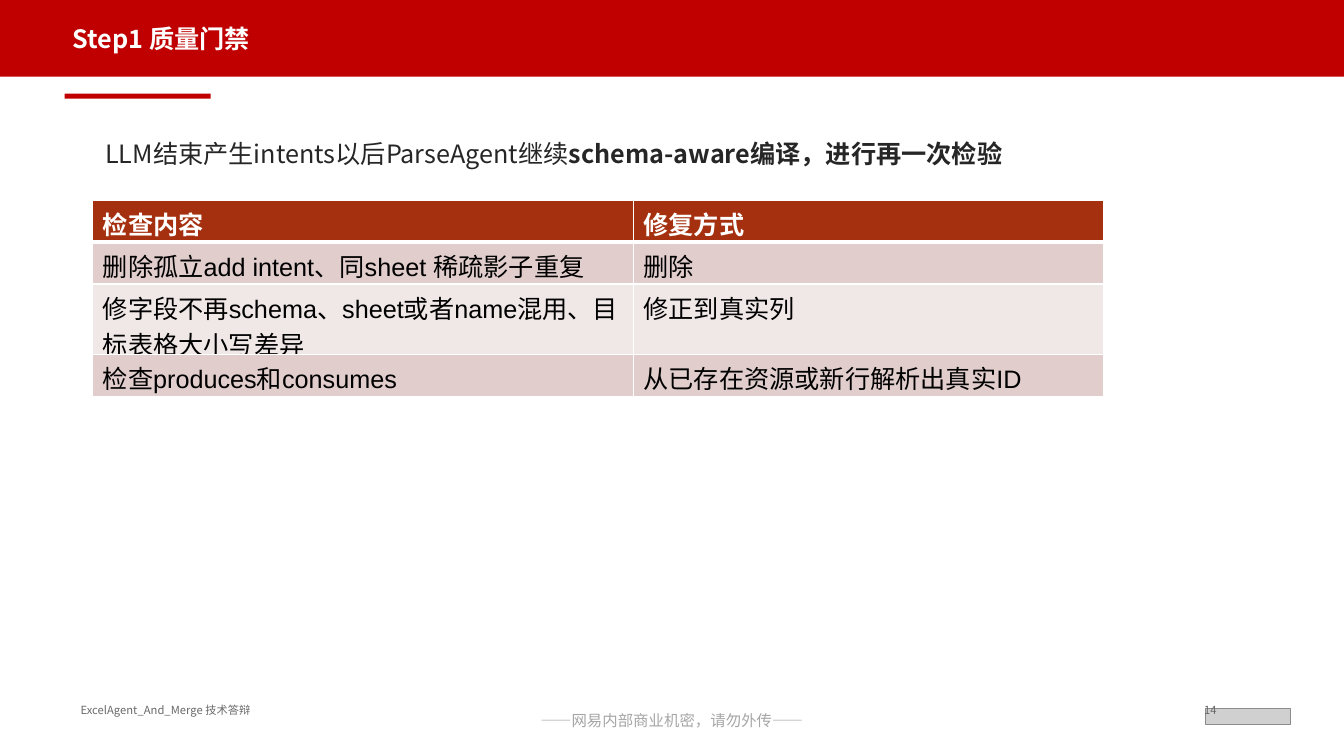
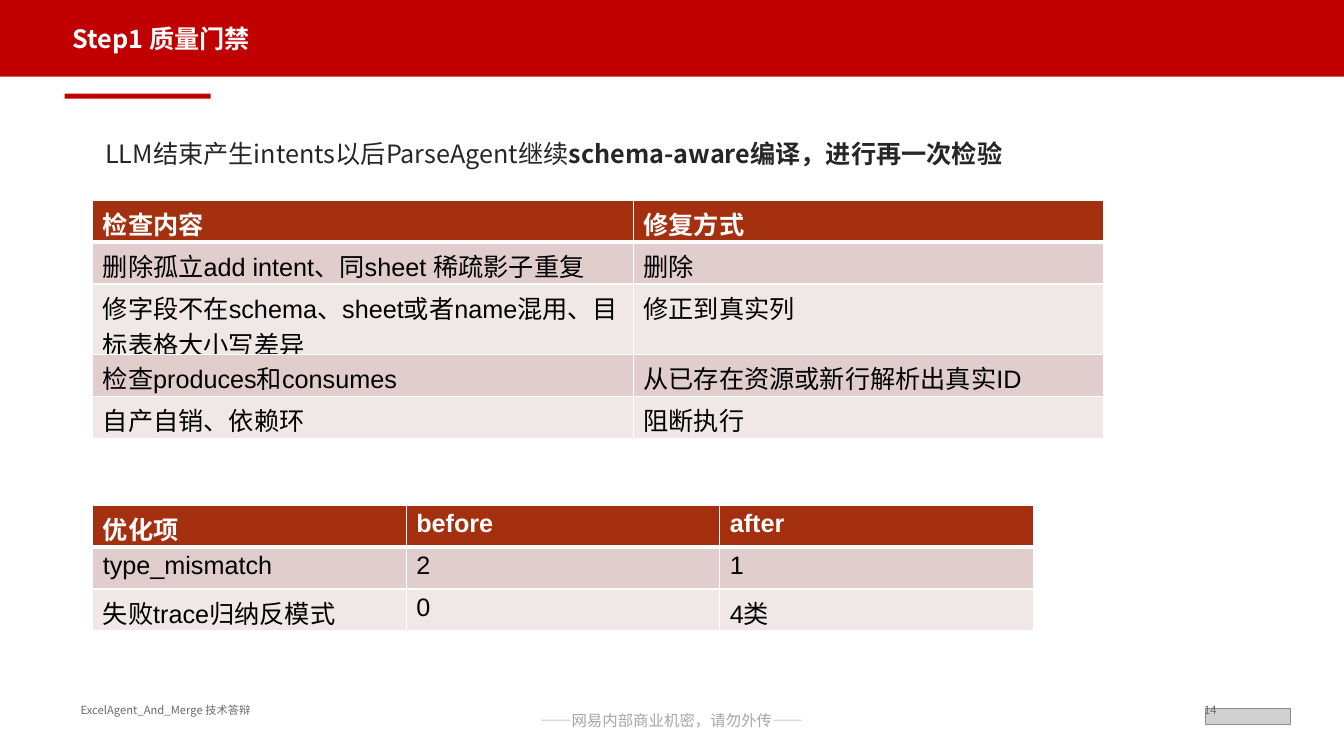
Before and after one commit to Rainwind57/ExcelAgent_And_Merge, a slide deck: slide 14 of 网易互娱通用PPT模板（含保密）_ExcelAgent答辩优化版.pptx (slide 13 before the commit). Drawn at 1344x756 pixels with LibreOffice and Linux fonts; fonts in the diff are those of the drawing; grey boxes stand for pictures. Boxes give left, top, right and bottom in pixels: in the first picture for what was removed or moved away, otherwise in the second. Text is boxed around its words. In the diff, an @@ line names an element or a change of style, - is before the commit and + after.

Commit message:
优化

```diff
--- a/网易互娱通用PPT模板（含保密）_ExcelAgent答辩优化版.pptx
+++ b/网易互娱通用PPT模板（含保密）_ExcelAgent答辩优化版.pptx
@@ table at (93, 200, 1104, 439) @@
-row 3, column 1: 修字段不再schema、sheet或者name混用、目标表格大小写差异
+row 3, column 1: 修字段不在schema、sheet或者name混用、目标表格大小写差异
+row 5: 自产自销、依赖环 | 阻断执行
@@ table added at (93, 505, 1033, 631), 3 rows, 3 columns @@
+优化项 | before | after
+type_mismatch | 2 | 1
+失败trace归纳反模式 | 0 | 4类
```
Also in this commit, not shown: 18 other slides changed, 9 slides added, 1 slide removed, 50 other files.
